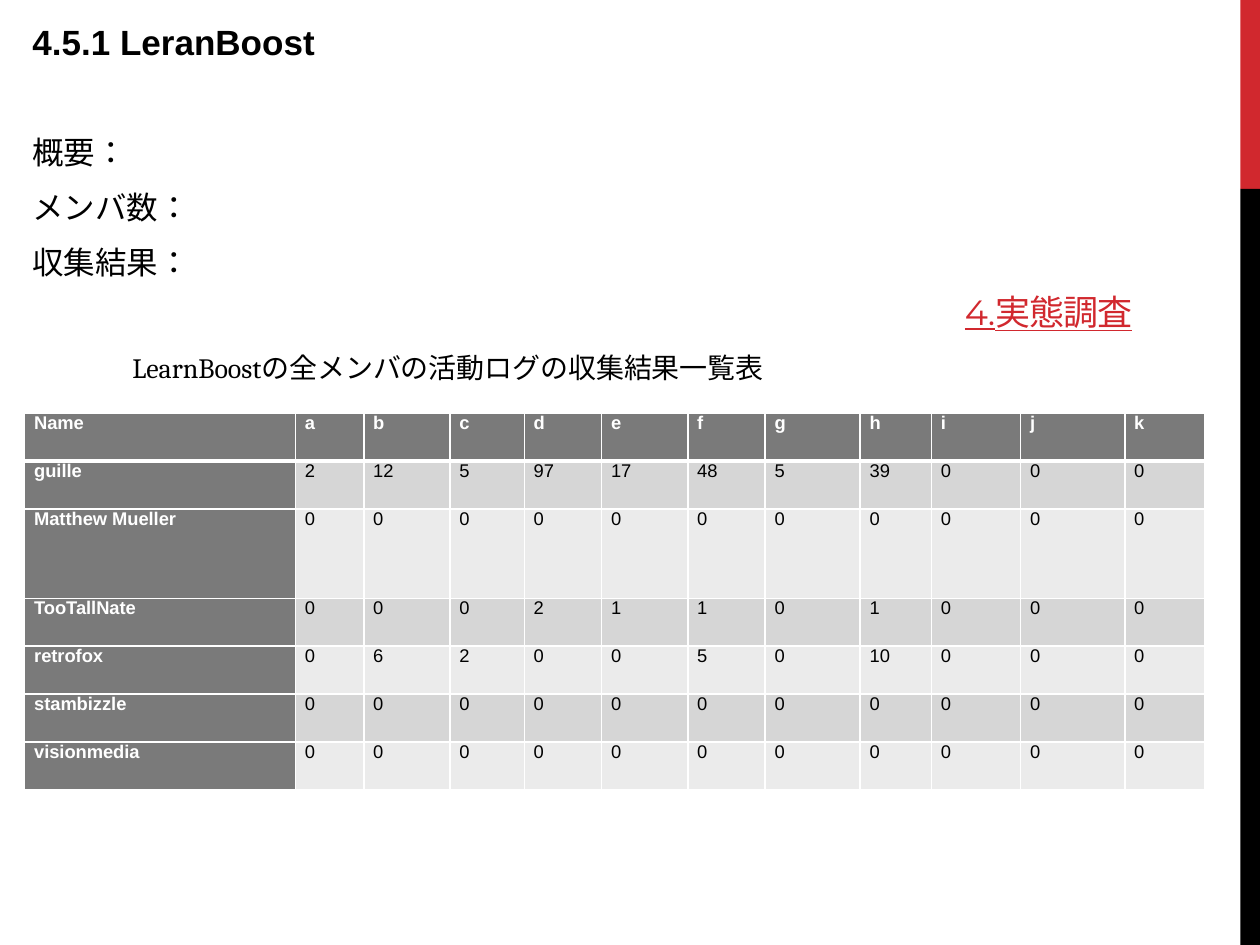
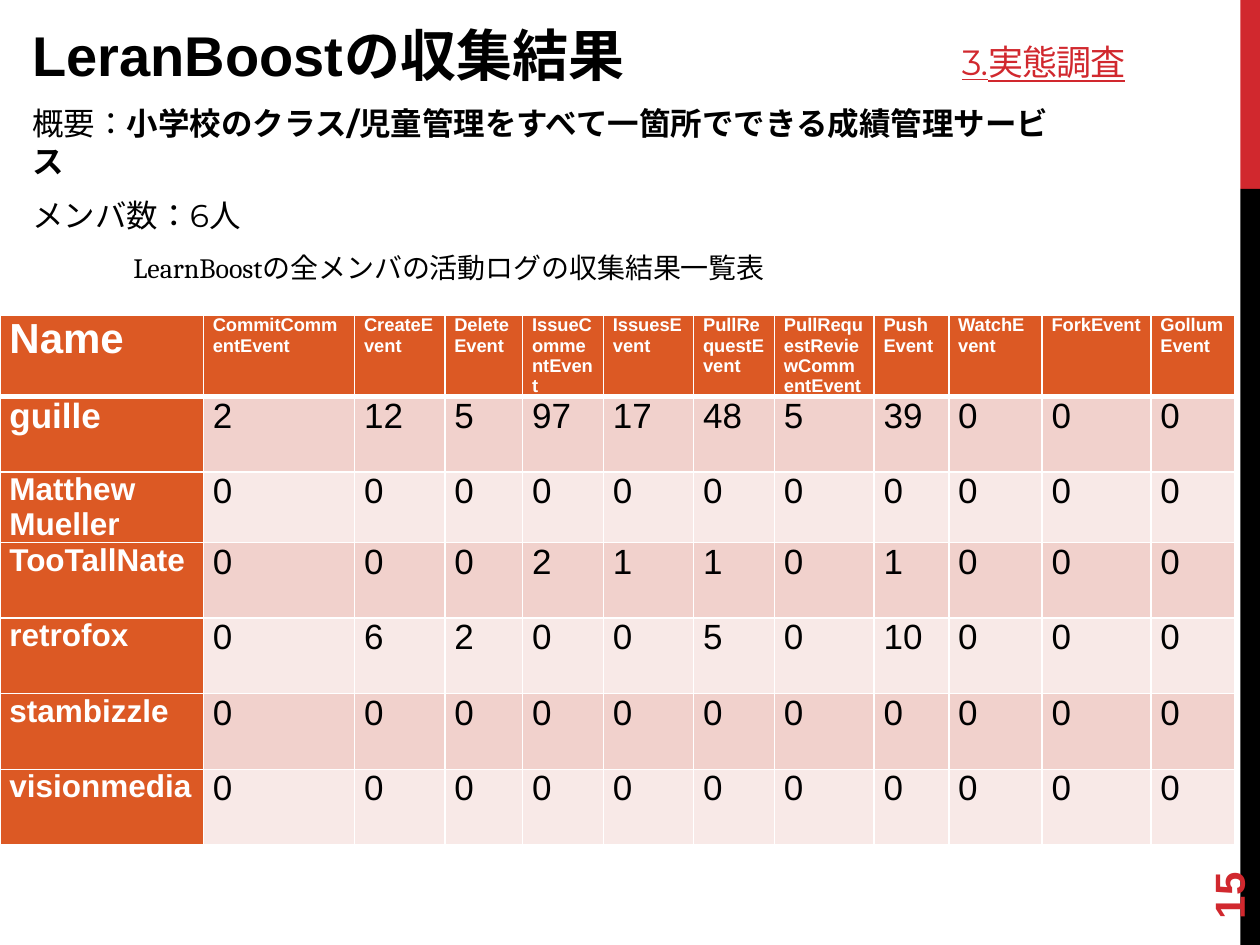
Before and after one commit to keimatsui/kadai, a slide deck: slide 15 of 卒業論文/2012/関口元基/パワポ.pptx (slide 19 before the commit). Drawn at 1260x945 pixels with LibreOffice and Linux fonts; fonts in the diff are those of the drawing. Boxes give left, top, right and bottom in pixels: in the first picture for what was removed or moved away, otherwise in the second. Text is boxed around its words. In the diff, an @@ line names an element or a change of style, - is before the commit and + after.

```diff
--- a/卒業論文/2012/関口元基/パワポ.pptx
+++ b/卒業論文/2012/関口元基/パワポ.pptx
@@ text at (x1=32, y1=31, x2=1048, y2=230): text changed; size 20 to 18 pt; font Arial to Montserrat @@
-4.5.1 LeranBoost
-概要：
-メンバ数：
-収集結果：
+LeranBoostの収集結果
+概要：小学校のクラス/児童管理をすべて一箇所でできる成績管理サービス
+メンバ数：6人
@@ text at (x1=962, y1=45, x2=1125, y2=82): text changed @@
-4.実態調査
+3.実態調査
@@ text "LearnBoostの全メンバの活動ログの収集結果一覧表" moved from (x1=132, y1=354, x2=763, y2=381) to (x1=133, y1=254, x2=764, y2=281) @@
@@ table at (x1=0, y1=315, x2=1235, y2=857) @@
-row 1: Name | a | b | c | d | e | f | g | h | i | j | k
+row 1: Name | CommitCommentEvent | CreateEvent | DeleteEvent | IssueCommentEvent | IssuesEvent | PullRequestEvent | PullRequestReviewCommentEvent | PushEvent | WatchEvent | ForkEvent | GollumEvent
@@ fill #7A7A7A to #DC5924 in 18 cells @@
@@ fill #D7D7D7 to #F2D1CD in 33 cells @@
@@ fill #ECECEC to #F9EAE8 in 33 cells @@
@@ size 10.5 to 24 pt in "Name" @@
@@ size 10.5 to 20 pt in "guille", "2", "12", "5" and 63 more places @@
@@ size 10.5 to 18 pt in "Matthew Mueller", "TooTallNate", "retrofox", "stambizzle" and 1 more places @@
@@ table resized from (x1=25, y1=413, x2=1206, y2=790) to (x1=0, y1=315, x2=1235, y2=857) @@
@@ page number added at (x1=1207, y1=876, x2=1254, y2=918), 24 pt, text #D1282E, bold @@
+15
```
Also in this commit, not shown: 13 other slides changed, 10 slides added, 24 slides removed.
